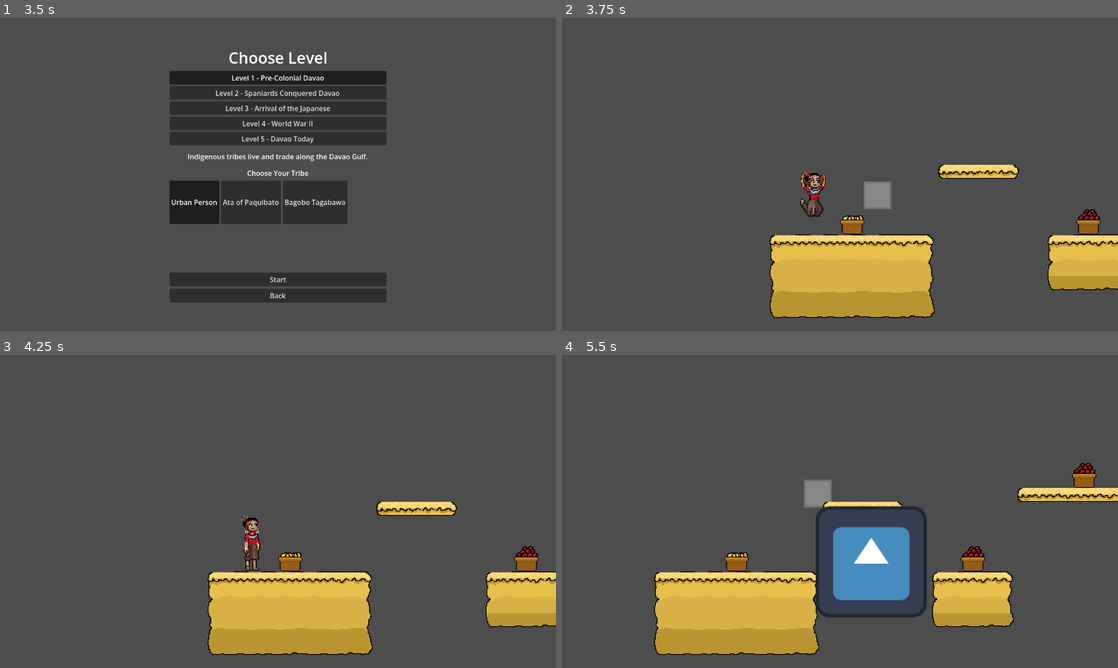
Above: before the commit, frames 1-4 (two rows, left to right).
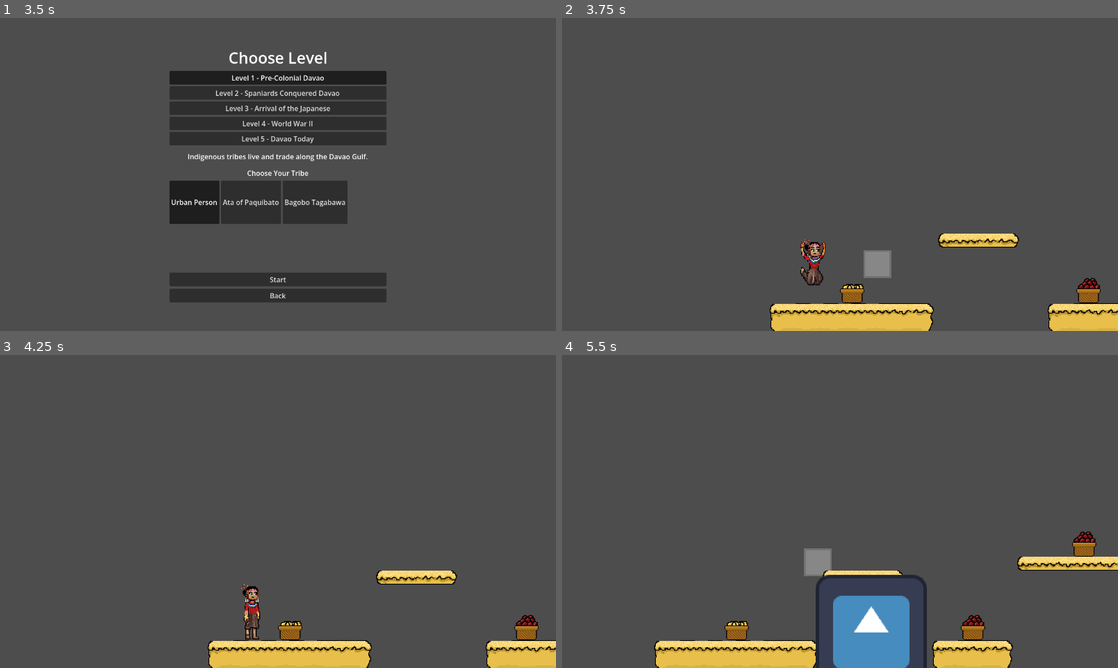
Above: after the commit, the same moments.

Repository: JumbledOne/RPHGameProject
Game: Godot game, scene res://scenes/ui/main_menu.tscn
Two runs of this game, one before a commit and one after it. Both use one fixed random seed, a clock stepped at 60 frames per second and the inputs below. The engine's default icon, where the game draws it, is replaced by a stand-in: a white triangle on a blue panel in a dark square.
Inputs (mouse positions are in pixels of both pictures, inside the frame that each line leads up to):
- Up to frame 1 (3.5 s): click "Play" at 0.5 s; click "Level 1 - Pre-Colonial Davao" at 1.25 s; click "Level 1 - Pre-Colonial Davao" at 2 s; click "Level 1 - Pre-Colonial Davao" at 2.75 s
- Up to frame 2 (3.75 s): click "Start" at 3.5 s
- Up to frame 3 (4.25 s): no input
- Up to frame 4 (5.5 s): tap Enter at 4.25 s; move the mouse to (962, 495) at 4.27 s; hold I (ability) 4.28-5.03 s; hold D (right) from 4.28 s (still down); tap Space (jump) at 4.52, 5.27 s; move the mouse to (728, 527) at 5.02 s; tap E (attack) at 5.1 s

Frame 1 is identical in both runs. In frame 2, 15% of the frame differs, in the area x 37-100%, y 46-100%; in frame 3, 14%; in frame 4, 23%, in the area x 16-100%, y 34-100%.

Commit message:
Made camera values constant across levels

Diff:
--- a/src/scenes/game_scene/game_scene.tscn
+++ b/src/scenes/game_scene/game_scene.tscn
@@ -1,6 +1,5 @@
 [gd_scene format=4 uid="uid://bl40gfmg0jtsb"]
 
-[ext_resource type="Texture2D" uid="uid://b6x12gykfwfkp" path="res://assets/sprites/stage2_spanish_expedition_640x360.png" id="1_j6s53"]
 [ext_resource type="PackedScene" uid="uid://bilcp5l0jhoy6" path="res://scripts/enemy/Evil_Durian.tscn" id="1_wmtvo"]
 [ext_resource type="Texture2D" uid="uid://50amvlb5jy4j" path="res://assets/sprites/stage1_ancient_trading_gulf_640x360.png" id="2_201br"]
 [ext_resource type="Script" uid="uid://d22cgg754fheg" path="res://scripts/player/player_camera/player_camera.gd" id="2_ducuf"]
@@ -8,8 +7,8 @@
 [ext_resource type="PackedScene" uid="uid://vmsxvdlgsokl" path="res://scenes/game_scene/game_ui.tscn" id="7_201br"]
 [ext_resource type="PackedScene" uid="uid://bmnx81gdn0jd6" path="res://scenes/game_scene/durian.tscn" id="7_j6s53"]
 [ext_resource type="PackedScene" uid="uid://b7cwtkfr5atuj" path="res://scenes/game_scene/collectible.tscn" id="7_wmtvo"]
+[ext_resource type="PackedScene" uid="uid://73qqhe04mof4" path="res://scripts/background/background.tscn" id="9_dgii4"]
 [ext_resource type="PackedScene" uid="uid://b2t6itv4f21fr" path="res://scenes/game_scene/honey_jar.tscn" id="9_j6s53"]
-[ext_resource type="PackedScene" uid="uid://clvr5icyyjm0y" path="res://scripts/water/water.tscn" id="10_dgii4"]
 
 [sub_resource type="GDScript" id="GDScript_8p81m"]
 resource_name = "level_script"
@@ -946,44 +945,8 @@
 [node name="GameScene" type="Node2D" unique_id=211181931]
 script = SubResource("GDScript_8p81m")
 
-[node name="BG" type="CanvasLayer" parent="." unique_id=1645503938]
-layer = -1
-
-[node name="TextureRect" type="TextureRect" parent="BG" unique_id=1830293418]
-offset_right = 2274.0
-offset_bottom = 908.0
-texture = ExtResource("1_j6s53")
-
-[node name="TextureRect2" type="TextureRect" parent="BG/TextureRect" unique_id=127049452]
-layout_mode = 0
-offset_left = 2273.0
-offset_right = 4554.0
-offset_bottom = 908.0
-texture = ExtResource("1_j6s53")
-
-[node name="TextureRect2" type="TextureRect" parent="BG/TextureRect/TextureRect2" unique_id=2072657054]
-layout_mode = 0
-offset_left = 2279.0
-offset_top = -1.0
-offset_right = 4560.0
-offset_bottom = 907.0
-texture = ExtResource("1_j6s53")
-
-[node name="TextureRect2" type="TextureRect" parent="BG/TextureRect/TextureRect2/TextureRect2" unique_id=1364649806]
-layout_mode = 0
-offset_left = 2270.0
-offset_top = -1.0
-offset_right = 4551.0
-offset_bottom = 907.0
-texture = ExtResource("1_j6s53")
-
-[node name="TextureRect2" type="TextureRect" parent="BG/TextureRect/TextureRect2/TextureRect2/TextureRect2" unique_id=1596997834]
-layout_mode = 0
-offset_left = -9097.0
-offset_top = -1.0
-offset_right = -6816.0
-offset_bottom = 907.0
-texture = ExtResource("1_j6s53")
+[node name="Background" parent="." unique_id=1712092851 instance=ExtResource("9_dgii4")]
+repeat_times = 7
 
 [node name="EvilDurian" parent="." unique_id=565006692 instance=ExtResource("1_wmtvo")]
 position = Vector2(403, -168)
@@ -994,7 +957,6 @@
 
 [node name="PlayerCamera" type="Camera2D" parent="." unique_id=993769838]
 position = Vector2(274, -74)
-zoom = Vector2(2, 2)
 position_smoothing_enabled = true
 position_smoothing_speed = 16.0
 script = ExtResource("2_ducuf")
@@ -1014,9 +976,5 @@
 
 [node name="TileMapLayer2" type="TileMapLayer" parent="." unique_id=1529009657]
 tile_set = SubResource("TileSet_yf5fn")
-[node name="Water" parent="." unique_id=662158307 instance=ExtResource("10_dgii4")]
-visible = false
-offset_left = 214.0
-offset_top = -85.0
-offset_right = 714.0
-offset_bottom = 115.0
+
+[editable path="Background"]
--- a/src/scenes/levels/level_1.tscn
+++ b/src/scenes/levels/level_1.tscn
@@ -1,897 +1,10 @@
 [gd_scene format=4 uid="uid://n6i744nn7cru"]
 
-[ext_resource type="Texture2D" uid="uid://50amvlb5jy4j" path="res://assets/sprites/stage1_ancient_trading_gulf_640x360.png" id="1_la5od"]
 [ext_resource type="PackedScene" uid="uid://bilcp5l0jhoy6" path="res://scripts/enemy/Evil_Durian.tscn" id="2_5jnu0"]
 [ext_resource type="PackedScene" uid="uid://73qqhe04mof4" path="res://scripts/background/background.tscn" id="2_sk5k4"]
 [ext_resource type="PackedScene" uid="uid://dqfx6qteghxjv" path="res://scripts/player/player_spawner/player_spawner.tscn" id="3_oh33q"]
 [ext_resource type="Texture2D" uid="uid://bmra7b1uo5a0g" path="res://assets/sprites/tilemap-updated.png" id="4_af25d"]
 [ext_resource type="Script" uid="uid://d22cgg754fheg" path="res://scripts/player/player_camera/player_camera.gd" id="5_5jnu0"]
-
-[sub_resource type="TileSetAtlasSource" id="TileSetAtlasSource_7yhko"]
-texture = ExtResource("1_la5od")
-0:0/0 = 0
-1:0/0 = 0
-2:0/0 = 0
-3:0/0 = 0
-4:0/0 = 0
-5:0/0 = 0
-6:0/0 = 0
-7:0/0 = 0
-8:0/0 = 0
-9:0/0 = 0
-10:0/0 = 0
-11:0/0 = 0
-12:0/0 = 0
-13:0/0 = 0
-14:0/0 = 0
-15:0/0 = 0
-16:0/0 = 0
-17:0/0 = 0
-18:0/0 = 0
-19:0/0 = 0
-20:0/0 = 0
-21:0/0 = 0
-22:0/0 = 0
-23:0/0 = 0
-24:0/0 = 0
-25:0/0 = 0
-26:0/0 = 0
-27:0/0 = 0
-28:0/0 = 0
-29:0/0 = 0
-30:0/0 = 0
-31:0/0 = 0
-32:0/0 = 0
-33:0/0 = 0
-34:0/0 = 0
-35:0/0 = 0
-36:0/0 = 0
-37:0/0 = 0
-38:0/0 = 0
-39:0/0 = 0
-0:1/0 = 0
-1:1/0 = 0
-2:1/0 = 0
-3:1/0 = 0
-4:1/0 = 0
-5:1/0 = 0
-6:1/0 = 0
-7:1/0 = 0
-8:1/0 = 0
-9:1/0 = 0
-10:1/0 = 0
-11:1/0 = 0
-12:1/0 = 0
-13:1/0 = 0
-14:1/0 = 0
-15:1/0 = 0
-16:1/0 = 0
-17:1/0 = 0
-18:1/0 = 0
-19:1/0 = 0
-20:1/0 = 0
-21:1/0 = 0
-22:1/0 = 0
-23:1/0 = 0
-24:1/0 = 0
-25:1/0 = 0
-26:1/0 = 0
-27:1/0 = 0
-28:1/0 = 0
-29:1/0 = 0
-30:1/0 = 0
-31:1/0 = 0
-32:1/0 = 0
-33:1/0 = 0
-34:1/0 = 0
-35:1/0 = 0
-36:1/0 = 0
-37:1/0 = 0
-38:1/0 = 0
-39:1/0 = 0
-0:2/0 = 0
-1:2/0 = 0
-2:2/0 = 0
-3:2/0 = 0
-4:2/0 = 0
-5:2/0 = 0
-6:2/0 = 0
-7:2/0 = 0
-8:2/0 = 0
-9:2/0 = 0
-10:2/0 = 0
-11:2/0 = 0
-12:2/0 = 0
-13:2/0 = 0
-14:2/0 = 0
-15:2/0 = 0
-16:2/0 = 0
-17:2/0 = 0
-18:2/0 = 0
-19:2/0 = 0
-20:2/0 = 0
-21:2/0 = 0
-22:2/0 = 0
-23:2/0 = 0
-24:2/0 = 0
-25:2/0 = 0
-26:2/0 = 0
-27:2/0 = 0
-28:2/0 = 0
-29:2/0 = 0
-30:2/0 = 0
-31:2/0 = 0
-32:2/0 = 0
-33:2/0 = 0
-34:2/0 = 0
-35:2/0 = 0
-36:2/0 = 0
-37:2/0 = 0
-38:2/0 = 0
-39:2/0 = 0
-0:3/0 = 0
-1:3/0 = 0
-2:3/0 = 0
-3:3/0 = 0
-4:3/0 = 0
-5:3/0 = 0
-6:3/0 = 0
-7:3/0 = 0
-8:3/0 = 0
-9:3/0 = 0
-10:3/0 = 0
-11:3/0 = 0
-12:3/0 = 0
-13:3/0 = 0
-14:3/0 = 0
-15:3/0 = 0
-16:3/0 = 0
-17:3/0 = 0
-18:3/0 = 0
-19:3/0 = 0
-20:3/0 = 0
-21:3/0 = 0
-22:3/0 = 0
-23:3/0 = 0
-24:3/0 = 0
-25:3/0 = 0
-26:3/0 = 0
-27:3/0 = 0
-28:3/0 = 0
-29:3/0 = 0
-30:3/0 = 0
-31:3/0 = 0
-32:3/0 = 0
-33:3/0 = 0
-34:3/0 = 0
-35:3/0 = 0
-36:3/0 = 0
-37:3/0 = 0
-38:3/0 = 0
-39:3/0 = 0
-0:4/0 = 0
-1:4/0 = 0
-2:4/0 = 0
-3:4/0 = 0
-4:4/0 = 0
-5:4/0 = 0
-6:4/0 = 0
-7:4/0 = 0
-8:4/0 = 0
-9:4/0 = 0
-10:4/0 = 0
-11:4/0 = 0
-12:4/0 = 0
-13:4/0 = 0
-14:4/0 = 0
-15:4/0 = 0
-16:4/0 = 0
-17:4/0 = 0
-18:4/0 = 0
-19:4/0 = 0
-20:4/0 = 0
-21:4/0 = 0
-22:4/0 = 0
-23:4/0 = 0
-24:4/0 = 0
-25:4/0 = 0
-26:4/0 = 0
-27:4/0 = 0
-28:4/0 = 0
-29:4/0 = 0
-30:4/0 = 0
-31:4/0 = 0
-32:4/0 = 0
-33:4/0 = 0
-34:4/0 = 0
-35:4/0 = 0
-36:4/0 = 0
-37:4/0 = 0
-38:4/0 = 0
-39:4/0 = 0
-0:5/0 = 0
-1:5/0 = 0
-2:5/0 = 0
-3:5/0 = 0
-4:5/0 = 0
-5:5/0 = 0
-6:5/0 = 0
-7:5/0 = 0
-8:5/0 = 0
-9:5/0 = 0
-10:5/0 = 0
-11:5/0 = 0
-12:5/0 = 0
-13:5/0 = 0
-14:5/0 = 0
-15:5/0 = 0
-16:5/0 = 0
-17:5/0 = 0
-18:5/0 = 0
-19:5/0 = 0
-20:5/0 = 0
-21:5/0 = 0
-22:5/0 = 0
-23:5/0 = 0
-24:5/0 = 0
-25:5/0 = 0
-26:5/0 = 0
-27:5/0 = 0
-28:5/0 = 0
-29:5/0 = 0
-30:5/0 = 0
-31:5/0 = 0
-32:5/0 = 0
-33:5/0 = 0
-34:5/0 = 0
-35:5/0 = 0
-36:5/0 = 0
-37:5/0 = 0
-38:5/0 = 0
-39:5/0 = 0
-0:6/0 = 0
-1:6/0 = 0
-2:6/0 = 0
-3:6/0 = 0
-4:6/0 = 0
-5:6/0 = 0
-6:6/0 = 0
-7:6/0 = 0
-8:6/0 = 0
-9:6/0 = 0
-10:6/0 = 0
-11:6/0 = 0
-12:6/0 = 0
-13:6/0 = 0
-14:6/0 = 0
-15:6/0 = 0
-16:6/0 = 0
-17:6/0 = 0
-18:6/0 = 0
-19:6/0 = 0
-20:6/0 = 0
-21:6/0 = 0
-22:6/0 = 0
-23:6/0 = 0
-24:6/0 = 0
-25:6/0 = 0
-26:6/0 = 0
-27:6/0 = 0
-28:6/0 = 0
-29:6/0 = 0
-30:6/0 = 0
-31:6/0 = 0
-32:6/0 = 0
-33:6/0 = 0
-34:6/0 = 0
-35:6/0 = 0
-36:6/0 = 0
-37:6/0 = 0
-38:6/0 = 0
-39:6/0 = 0
-0:7/0 = 0
-1:7/0 = 0
-2:7/0 = 0
-3:7/0 = 0
-4:7/0 = 0
-5:7/0 = 0
-6:7/0 = 0
-7:7/0 = 0
-8:7/0 = 0
-9:7/0 = 0
-10:7/0 = 0
-11:7/0 = 0
-12:7/0 = 0
-13:7/0 = 0
-14:7/0 = 0
-15:7/0 = 0
-16:7/0 = 0
-17:7/0 = 0
-18:7/0 = 0
-19:7/0 = 0
-20:7/0 = 0
-21:7/0 = 0
-22:7/0 = 0
-23:7/0 = 0
-24:7/0 = 0
-25:7/0 = 0
-26:7/0 = 0
-27:7/0 = 0
-28:7/0 = 0
-29:7/0 = 0
-30:7/0 = 0
-31:7/0 = 0
-32:7/0 = 0
-33:7/0 = 0
-34:7/0 = 0
-35:7/0 = 0
-36:7/0 = 0
-37:7/0 = 0
-38:7/0 = 0
-39:7/0 = 0
-0:8/0 = 0
-1:8/0 = 0
-2:8/0 = 0
-3:8/0 = 0
-4:8/0 = 0
-5:8/0 = 0
-6:8/0 = 0
-7:8/0 = 0
-8:8/0 = 0
-9:8/0 = 0
-10:8/0 = 0
-11:8/0 = 0
-12:8/0 = 0
-13:8/0 = 0
-14:8/0 = 0
-15:8/0 = 0
-16:8/0 = 0
-17:8/0 = 0
-18:8/0 = 0
-19:8/0 = 0
-20:8/0 = 0
-21:8/0 = 0
-22:8/0 = 0
-23:8/0 = 0
-24:8/0 = 0
-25:8/0 = 0
-26:8/0 = 0
-27:8/0 = 0
-28:8/0 = 0
-29:8/0 = 0
-30:8/0 = 0
-31:8/0 = 0
-32:8/0 = 0
-33:8/0 = 0
-34:8/0 = 0
-35:8/0 = 0
-36:8/0 = 0
-37:8/0 = 0
-38:8/0 = 0
-39:8/0 = 0
-0:9/0 = 0
-1:9/0 = 0
-2:9/0 = 0
-3:9/0 = 0
-4:9/0 = 0
-5:9/0 = 0
-6:9/0 = 0
-7:9/0 = 0
-8:9/0 = 0
-9:9/0 = 0
-10:9/0 = 0
-11:9/0 = 0
-12:9/0 = 0
-13:9/0 = 0
-14:9/0 = 0
-15:9/0 = 0
-16:9/0 = 0
-17:9/0 = 0
-18:9/0 = 0
-19:9/0 = 0
-20:9/0 = 0
-21:9/0 = 0
-22:9/0 = 0
-23:9/0 = 0
-24:9/0 = 0
-25:9/0 = 0
-26:9/0 = 0
-27:9/0 = 0
-28:9/0 = 0
-29:9/0 = 0
-30:9/0 = 0
-31:9/0 = 0
-32:9/0 = 0
-33:9/0 = 0
-34:9/0 = 0
-35:9/0 = 0
-36:9/0 = 0
-37:9/0 = 0
-38:9/0 = 0
-39:9/0 = 0
-0:10/0 = 0
-1:10/0 = 0
-2:10/0 = 0
-3:10/0 = 0
-4:10/0 = 0
-5:10/0 = 0
-6:10/0 = 0
-7:10/0 = 0
-8:10/0 = 0
-9:10/0 = 0
-10:10/0 = 0
-11:10/0 = 0
-12:10/0 = 0
-13:10/0 = 0
-14:10/0 = 0
-15:10/0 = 0
-16:10/0 = 0
-17:10/0 = 0
-18:10/0 = 0
-19:10/0 = 0
-20:10/0 = 0
-21:10/0 = 0
-22:10/0 = 0
-23:10/0 = 0
-24:10/0 = 0
-25:10/0 = 0
-26:10/0 = 0
-27:10/0 = 0
-28:10/0 = 0
-29:10/0 = 0
-30:10/0 = 0
-31:10/0 = 0
-32:10/0 = 0
-33:10/0 = 0
-34:10/0 = 0
-35:10/0 = 0
-36:10/0 = 0
-37:10/0 = 0
-38:10/0 = 0
-39:10/0 = 0
-0:11/0 = 0
-1:11/0 = 0
-2:11/0 = 0
-3:11/0 = 0
-4:11/0 = 0
-5:11/0 = 0
-6:11/0 = 0
-7:11/0 = 0
-8:11/0 = 0
-9:11/0 = 0
-10:11/0 = 0
-11:11/0 = 0
-12:11/0 = 0
-13:11/0 = 0
-14:11/0 = 0
-15:11/0 = 0
-16:11/0 = 0
-17:11/0 = 0
-18:11/0 = 0
-19:11/0 = 0
-20:11/0 = 0
-21:11/0 = 0
-22:11/0 = 0
-23:11/0 = 0
-24:11/0 = 0
-25:11/0 = 0
-26:11/0 = 0
-27:11/0 = 0
-28:11/0 = 0
-29:11/0 = 0
-30:11/0 = 0
-31:11/0 = 0
-32:11/0 = 0
-33:11/0 = 0
-34:11/0 = 0
-35:11/0 = 0
-36:11/0 = 0
-37:11/0 = 0
-38:11/0 = 0
-39:11/0 = 0
-0:12/0 = 0
-1:12/0 = 0
-2:12/0 = 0
-3:12/0 = 0
-4:12/0 = 0
-5:12/0 = 0
-6:12/0 = 0
-7:12/0 = 0
-8:12/0 = 0
-9:12/0 = 0
-10:12/0 = 0
-11:12/0 = 0
-12:12/0 = 0
-13:12/0 = 0
-14:12/0 = 0
-15:12/0 = 0
-16:12/0 = 0
-17:12/0 = 0
-18:12/0 = 0
-19:12/0 = 0
-20:12/0 = 0
-21:12/0 = 0
-22:12/0 = 0
-23:12/0 = 0
-24:12/0 = 0
-25:12/0 = 0
-26:12/0 = 0
-27:12/0 = 0
-28:12/0 = 0
-29:12/0 = 0
-30:12/0 = 0
-31:12/0 = 0
-32:12/0 = 0
-33:12/0 = 0
-34:12/0 = 0
-35:12/0 = 0
-36:12/0 = 0
-37:12/0 = 0
-38:12/0 = 0
-39:12/0 = 0
-0:13/0 = 0
-1:13/0 = 0
-2:13/0 = 0
-3:13/0 = 0
-4:13/0 = 0
-5:13/0 = 0
-6:13/0 = 0
-7:13/0 = 0
-8:13/0 = 0
-9:13/0 = 0
-10:13/0 = 0
-11:13/0 = 0
-12:13/0 = 0
-13:13/0 = 0
-14:13/0 = 0
-15:13/0 = 0
-16:13/0 = 0
-17:13/0 = 0
-18:13/0 = 0
-19:13/0 = 0
-20:13/0 = 0
-21:13/0 = 0
-22:13/0 = 0
-23:13/0 = 0
-24:13/0 = 0
-25:13/0 = 0
-26:13/0 = 0
-27:13/0 = 0
-28:13/0 = 0
-29:13/0 = 0
-30:13/0 = 0
-31:13/0 = 0
-32:13/0 = 0
-33:13/0 = 0
-34:13/0 = 0
-35:13/0 = 0
-36:13/0 = 0
-37:13/0 = 0
-38:13/0 = 0
-39:13/0 = 0
-0:14/0 = 0
-1:14/0 = 0
-2:14/0 = 0
-3:14/0 = 0
-4:14/0 = 0
-5:14/0 = 0
-6:14/0 = 0
-7:14/0 = 0
-8:14/0 = 0
-9:14/0 = 0
-10:14/0 = 0
-11:14/0 = 0
-12:14/0 = 0
-13:14/0 = 0
-14:14/0 = 0
-15:14/0 = 0
-16:14/0 = 0
-17:14/0 = 0
-18:14/0 = 0
-19:14/0 = 0
-20:14/0 = 0
-21:14/0 = 0
-22:14/0 = 0
-23:14/0 = 0
-24:14/0 = 0
-25:14/0 = 0
-26:14/0 = 0
-27:14/0 = 0
-28:14/0 = 0
-29:14/0 = 0
-30:14/0 = 0
-31:14/0 = 0
-32:14/0 = 0
-33:14/0 = 0
-34:14/0 = 0
-35:14/0 = 0
-36:14/0 = 0
-37:14/0 = 0
-38:14/0 = 0
-39:14/0 = 0
-0:15/0 = 0
-1:15/0 = 0
-2:15/0 = 0
-3:15/0 = 0
-4:15/0 = 0
-5:15/0 = 0
-6:15/0 = 0
-7:15/0 = 0
-8:15/0 = 0
-9:15/0 = 0
-10:15/0 = 0
-11:15/0 = 0
-12:15/0 = 0
-13:15/0 = 0
-14:15/0 = 0
-15:15/0 = 0
-16:15/0 = 0
-17:15/0 = 0
-18:15/0 = 0
-19:15/0 = 0
-20:15/0 = 0
-21:15/0 = 0
-22:15/0 = 0
-23:15/0 = 0
-24:15/0 = 0
-25:15/0 = 0
-26:15/0 = 0
-27:15/0 = 0
-28:15/0 = 0
-29:15/0 = 0
-30:15/0 = 0
-31:15/0 = 0
-32:15/0 = 0
-33:15/0 = 0
-34:15/0 = 0
-35:15/0 = 0
-36:15/0 = 0
-37:15/0 = 0
-38:15/0 = 0
-39:15/0 = 0
-0:16/0 = 0
-1:16/0 = 0
-2:16/0 = 0
-3:16/0 = 0
-4:16/0 = 0
-5:16/0 = 0
-6:16/0 = 0
-7:16/0 = 0
-8:16/0 = 0
-9:16/0 = 0
-10:16/0 = 0
-11:16/0 = 0
-12:16/0 = 0
-13:16/0 = 0
-14:16/0 = 0
-15:16/0 = 0
-16:16/0 = 0
-17:16/0 = 0
-18:16/0 = 0
-19:16/0 = 0
-20:16/0 = 0
-21:16/0 = 0
-22:16/0 = 0
-23:16/0 = 0
-24:16/0 = 0
-25:16/0 = 0
-26:16/0 = 0
-27:16/0 = 0
-28:16/0 = 0
-29:16/0 = 0
-30:16/0 = 0
-31:16/0 = 0
-32:16/0 = 0
-33:16/0 = 0
-34:16/0 = 0
-35:16/0 = 0
-36:16/0 = 0
-37:16/0 = 0
-38:16/0 = 0
-39:16/0 = 0
-0:17/0 = 0
-1:17/0 = 0
-2:17/0 = 0
-3:17/0 = 0
-4:17/0 = 0
-5:17/0 = 0
-6:17/0 = 0
-7:17/0 = 0
-8:17/0 = 0
-9:17/0 = 0
-10:17/0 = 0
-11:17/0 = 0
-12:17/0 = 0
-13:17/0 = 0
-14:17/0 = 0
-15:17/0 = 0
-16:17/0 = 0
-17:17/0 = 0
-18:17/0 = 0
-19:17/0 = 0
-20:17/0 = 0
-21:17/0 = 0
-22:17/0 = 0
-23:17/0 = 0
-24:17/0 = 0
-25:17/0 = 0
-26:17/0 = 0
-27:17/0 = 0
-28:17/0 = 0
-29:17/0 = 0
-30:17/0 = 0
-31:17/0 = 0
-32:17/0 = 0
-33:17/0 = 0
-34:17/0 = 0
-35:17/0 = 0
-36:17/0 = 0
-37:17/0 = 0
-38:17/0 = 0
-39:17/0 = 0
-0:18/0 = 0
-1:18/0 = 0
-2:18/0 = 0
-3:18/0 = 0
-4:18/0 = 0
-5:18/0 = 0
-6:18/0 = 0
-7:18/0 = 0
-8:18/0 = 0
-9:18/0 = 0
-10:18/0 = 0
-11:18/0 = 0
-12:18/0 = 0
-13:18/0 = 0
-14:18/0 = 0
-15:18/0 = 0
-16:18/0 = 0
-17:18/0 = 0
-18:18/0 = 0
-19:18/0 = 0
-20:18/0 = 0
-21:18/0 = 0
-22:18/0 = 0
-23:18/0 = 0
-24:18/0 = 0
-25:18/0 = 0
-26:18/0 = 0
-27:18/0 = 0
-28:18/0 = 0
-29:18/0 = 0
-30:18/0 = 0
-31:18/0 = 0
-32:18/0 = 0
-33:18/0 = 0
-34:18/0 = 0
-35:18/0 = 0
-36:18/0 = 0
-37:18/0 = 0
-38:18/0 = 0
-39:18/0 = 0
-0:19/0 = 0
-1:19/0 = 0
-2:19/0 = 0
-3:19/0 = 0
-4:19/0 = 0
-5:19/0 = 0
-6:19/0 = 0
-7:19/0 = 0
-8:19/0 = 0
-9:19/0 = 0
-10:19/0 = 0
-11:19/0 = 0
-12:19/0 = 0
-13:19/0 = 0
-14:19/0 = 0
-15:19/0 = 0
-16:19/0 = 0
-17:19/0 = 0
-18:19/0 = 0
-19:19/0 = 0
-20:19/0 = 0
-21:19/0 = 0
-22:19/0 = 0
-23:19/0 = 0
-24:19/0 = 0
-25:19/0 = 0
-26:19/0 = 0
-27:19/0 = 0
-28:19/0 = 0
-29:19/0 = 0
-30:19/0 = 0
-31:19/0 = 0
-32:19/0 = 0
-33:19/0 = 0
-34:19/0 = 0
-35:19/0 = 0
-36:19/0 = 0
-37:19/0 = 0
-38:19/0 = 0
-39:19/0 = 0
-0:20/0 = 0
-1:20/0 = 0
-2:20/0 = 0
-3:20/0 = 0
-4:20/0 = 0
-5:20/0 = 0
-6:20/0 = 0
-7:20/0 = 0
-8:20/0 = 0
-9:20/0 = 0
-10:20/0 = 0
-11:20/0 = 0
-12:20/0 = 0
-13:20/0 = 0
-14:20/0 = 0
-15:20/0 = 0
-16:20/0 = 0
-17:20/0 = 0
-18:20/0 = 0
-19:20/0 = 0
-20:20/0 = 0
-21:20/0 = 0
-22:20/0 = 0
-23:20/0 = 0
-24:20/0 = 0
-25:20/0 = 0
-26:20/0 = 0
-27:20/0 = 0
-28:20/0 = 0
-29:20/0 = 0
-30:20/0 = 0
-31:20/0 = 0
-32:20/0 = 0
-33:20/0 = 0
-34:20/0 = 0
-35:20/0 = 0
-36:20/0 = 0
-37:20/0 = 0
-38:20/0 = 0
-39:20/0 = 0
-0:21/0 = 0
-1:21/0 = 0
-2:21/0 = 0
-3:21/0 = 0
-4:21/0 = 0
-5:21/0 = 0
-6:21/0 = 0
-7:21/0 = 0
-8:21/0 = 0
-9:21/0 = 0
-10:21/0 = 0
-11:21/0 = 0
-12:21/0 = 0
-13:21/0 = 0
-14:21/0 = 0
-15:21/0 = 0
-16:21/0 = 0
-17:21/0 = 0
-18:21/0 = 0
-19:21/0 = 0
-20:21/0 = 0
-21:21/0 = 0
-22:21/0 = 0
-23:21/0 = 0
-24:21/0 = 0
-25:21/0 = 0
-26:21/0 = 0
-27:21/0 = 0
-28:21/0 = 0
-29:21/0 = 0
-30:21/0 = 0
-31:21/0 = 0
-32:21/0 = 0
-33:21/0 = 0
-34:21/0 = 0
-35:21/0 = 0
-36:21/0 = 0
-37:21/0 = 0
-38:21/0 = 0
-39:21/0 = 0
-
-[sub_resource type="TileSet" id="TileSet_g4v7s"]
-sources/0 = SubResource("TileSetAtlasSource_7yhko")
 
 [sub_resource type="CircleShape2D" id="CircleShape2D_03na7"]
 
@@ -2166,8 +1279,7 @@
 physics_layer_0/collision_layer = 4194305
 sources/0 = SubResource("TileSetAtlasSource_35kre")
 
-[node name="Map_BG" type="TileMapLayer" unique_id=1104505614]
-tile_set = SubResource("TileSet_g4v7s")
+[node name="Level1" type="Node2D" unique_id=10831665]
 
 [node name="Background" parent="." unique_id=1712092851 instance=ExtResource("2_sk5k4")]
 
@@ -2193,6 +1305,6 @@
 tile_set = SubResource("TileSet_57qmd")
 
 [node name="Camera2D" type="Camera2D" parent="." unique_id=1282150475]
-position = Vector2(-1810, -85)
+position = Vector2(-1810, -164)
 zoom = Vector2(2, 2)
 script = ExtResource("5_5jnu0")
--- a/src/scripts/player/player_camera/player_camera.gd
+++ b/src/scripts/player/player_camera/player_camera.gd
@@ -9,9 +9,13 @@
 
 var desired_pos: Vector2
 
+# These variables are constants so that it is consistent for any level
+const CAMERA_Y: float = -164.0 # Tuned such that you can see exactly one tile below the x-axis
+const CAMERA_ZOOM: float = 2.0 # The game is 1280x720. But we only need 640x360 so we zoom in
+
 func _ready() -> void:
 	GameManager.player_set.connect(_on_player_set)
-	desired_pos.y = position.y
+	desired_pos.y = CAMERA_Y #position.y
 
 func _physics_process(_delta: float) -> void:
 	print(position.x)
